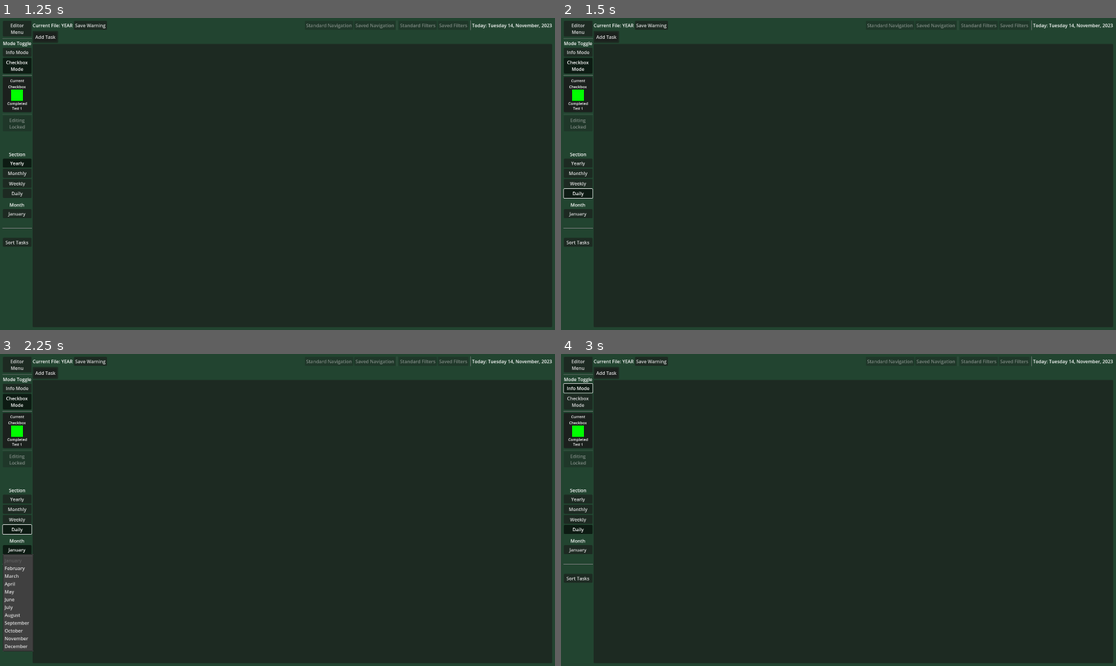
Above: before the commit, frames 1-4 (two rows, left to right).
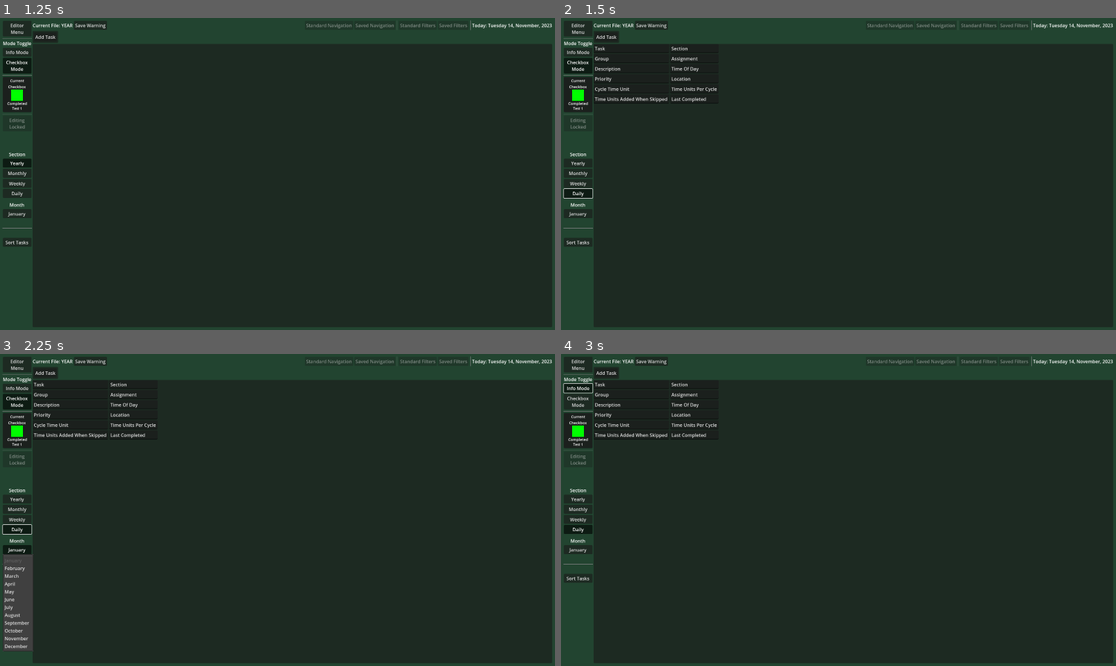
Above: after the commit, the same moments.

Repository: Phoenix-Greenleaf/GG-Household-Helper
Game: Godot game, scene res://scenes/main_menu.tscn
Same seed, same stepped clock (60 frames per second), same inputs: the game is played once before the commit and once after it.
Inputs:
- Up to frame 1 (1.25 s): click "Continue" at 0.5 s
- Up to frame 2 (1.5 s): click "Daily" at 1.25 s
- Up to frame 3 (2.25 s): click "January" at 2 s
- Up to frame 4 (3 s): click "Info Mode" at 2.75 s

Frame 1 is identical in both runs. In frame 2, 0.5% of the frame differs, in the area x 6-29%, y 9-27%; in frame 3, 0.5%; in frame 4, 0.5%.
Error after the commit: Invalid access to property or key 'spreadsheet_year' on a base object of type 'Nil'. (res://gui/task_spreadsheet/task_spreadsheet_grid_container.gd:237)

Commit message:
Checkboxes added!
The checkboxes seem to pop up and populate. Newly created tasks use the color of the current user. AND EXISTING TASKS DON'T CHANGE COLOR when using a different user. That aught to teach Tree/item. It even saves the new tasks properly.  There is no month category for months to sort by so I have to fix that. Otherwise seems great.

Diff:
--- a/data/data_global.gd
+++ b/data/data_global.gd
@@ -67,9 +67,13 @@
 var current_toggled_section : Section = Section.YEARLY
 var current_toggled_month : String = "January"
 var current_toggled_mode : int = editor_modes["Checkbox"]
+var month_strings : Array[String]
 
 
-
+func _init() -> void:
+	var month_keys : Array = Month.keys()
+	for month in month_keys:
+		month_strings.append(month.capitalize())
 
 
 func button_based_message(target: Node, message: String, time: int = 2) -> void:
@@ -86,3 +90,20 @@
 	await timer.timeout
 	timer.queue_free()
 	target.text = original_text
+
+
+func days_in_month_finder(month_in_question: String, year_in_question) -> int:
+	match month_in_question:
+		"February":
+			var leap_year_check = year_in_question % 4
+			if leap_year_check == 0:
+				return 29
+			else:
+				return 28
+		"April", "June", "September", "November":
+			return 30
+		"January", "March", "May", "July", "August", "October", "December":
+			return 31
+		_:
+			print("Days_in_month_finder match error")
+			return 6
--- /dev/null
+++ b/gui/task_spreadsheet/cells/checkbox_cell.gd
@@ -0,0 +1,27 @@
+extends VBoxContainer
+
+#debating on making the "Current checkbox button" into a checkbox_cell
+#to reduce repeat code. Separate may have a benifit but we shall see.
+
+
+
+func update_checkbox_colors(update_state: DataGlobal.Checkbox, update_color: Color) -> void:
+	var white := Color(1, 1, 1)
+	var black := Color(0, 0, 0)
+	var top := $TopColorRect
+	var bottom := $BottomColorRect
+	match update_state:
+		DataGlobal.Checkbox.ACTIVE:
+			top.set_color(white)
+			bottom.set_color(white)
+		DataGlobal.Checkbox.IN_PROGRESS:
+			top.set_color(white)
+			bottom.set_color(update_color)
+		DataGlobal.Checkbox.COMPLETED:
+			top.set_color(update_color)
+			bottom.set_color(update_color)
+		DataGlobal.Checkbox.EXPIRED:
+			top.set_color(black)
+			bottom.set_color(black)
+		_:
+			print("Checkbox_cell update color match failure!")
--- a/gui/task_spreadsheet/cells/checkbox_cell.tscn
+++ b/gui/task_spreadsheet/cells/checkbox_cell.tscn
@@ -1,7 +1,10 @@
-[gd_scene format=3 uid="uid://dba2s613cjsxc"]
+[gd_scene load_steps=2 format=3 uid="uid://dba2s613cjsxc"]
+
+[ext_resource type="Script" path="res://gui/task_spreadsheet/cells/checkbox_cell.gd" id="1_f00pp"]
 
 [node name="CheckboxCell" type="VBoxContainer"]
 theme_override_constants/separation = 0
+script = ExtResource("1_f00pp")
 
 [node name="TopColorRect" type="ColorRect" parent="."]
 custom_minimum_size = Vector2(40, 20)
--- a/gui/task_spreadsheet/checkbox_data.gd
+++ b/gui/task_spreadsheet/checkbox_data.gd
@@ -2,13 +2,14 @@
 
 class_name CheckboxData
 
-@export var checkbox_status = DataGlobal.Checkbox
+@export var checkbox_status : DataGlobal.Checkbox
 @export var assigned_user : Array
 
 
-func _init(
-	checkbox_status_parameter = DataGlobal.Checkbox.ACTIVE,
-	assigned_user_parameter = DataGlobal.user_profiles[0],
+func update_checkbox_data(
+	checkbox_status_parameter : DataGlobal.Checkbox = DataGlobal.current_checkbox_state,
+	assigned_user_parameter : Array = DataGlobal.current_checkbox_profile,
 	) -> void:
+
 	checkbox_status = checkbox_status_parameter
 	assigned_user = assigned_user_parameter
--- a/gui/task_spreadsheet/task_data.gd
+++ b/gui/task_spreadsheet/task_data.gd
@@ -26,56 +26,38 @@
 	name = name_parameter
 	section = section_parameter
 	group = group_parameter
-	generate_months_from_global()
+	generate_month_dictionary()
 	generate_all_checkboxes()
 
 
 
-func generate_months_from_global() -> void:
+func generate_month_dictionary() -> void:
 	if month_checkbox_dictionary:
 		prints("Month Dictionary already exists")
 		return
-	var months_from_global = DataGlobal.Month.keys()
-	for entry in months_from_global:
-		entry = entry.capitalize()
-		month_checkbox_dictionary[entry] = []
+	for month in DataGlobal.month_strings:
+		if month == "None":
+			continue
+		month_checkbox_dictionary[month] = []
 
 
 func generate_all_checkboxes() -> void:
 	for month_iteration in month_checkbox_dictionary:
-		if month_iteration == "None":
-			continue
 		match section:
 			DataGlobal.Section.YEARLY, DataGlobal.Section.MONTHLY:
 				generate_month_checkboxes(month_iteration, 1)
 			DataGlobal.Section.WEEKLY:
 				generate_month_checkboxes(month_iteration, 5)
 			DataGlobal.Section.DAILY:
-				var days : int = days_in_month_finder(month_iteration)
+				var days : int = DataGlobal.days_in_month_finder(month_iteration, task_year)
 				generate_month_checkboxes(month_iteration, days)
 
 
 func generate_month_checkboxes(month, number: int) -> void:
 		for iteration in number:
 			var checkbox_iteration = CheckboxData.new()
+			checkbox_iteration.update_checkbox_data()
 			month_checkbox_dictionary[month].append(checkbox_iteration)
-
-
-func days_in_month_finder(month_in_question: String) -> int:
-	match month_in_question:
-		"February":
-			var leap_year_check = task_year % 4
-			if leap_year_check == 0:
-				return 29
-			else:
-				return 28
-		"April", "June", "September", "November":
-			return 30
-		"January", "March", "May", "July", "August", "October", "December":
-			return 31
-		_:
-			print("Days_in_month_finder match error")
-			return 6
 
 
 func print_task_data() -> void:
--- a/gui/task_spreadsheet/task_spreadsheet_grid_container.gd
+++ b/gui/task_spreadsheet/task_spreadsheet_grid_container.gd
@@ -42,6 +42,8 @@
 		data_for_spreadsheet = DataGlobal.current_tasksheet_data
 	SignalBus._on_current_tasksheet_data_changed.connect(update_grid_spreadsheet)
 	SignalBus._on_editor_mode_changed.connect(toggle_info_checkbox_modes)
+	SignalBus._on_editor_section_changed.connect(section_or_month_changed)
+	SignalBus._on_editor_month_changed.connect(section_or_month_changed)
 
 
 func test_spreadsheet_initialization() -> void:
@@ -49,22 +51,15 @@
 
 
 func toggle_info_checkbox_modes() -> void:
-	var info_group : Array[Node] = get_tree().get_nodes_in_group("Info")
-	var checkbox_group : Array[Node] = get_tree().get_nodes_in_group("Checkbox")
 	if DataGlobal.current_toggled_mode == DataGlobal.editor_modes["Info"]:
-		group_visibility(info_group, true)
-		group_visibility(checkbox_group, false)
+		get_tree().set_group("Info", "visible", true)
+		get_tree().set_group("Checkbox", "visible", false)
 	elif DataGlobal.current_toggled_mode == DataGlobal.editor_modes["Checkbox"]:
-		group_visibility(checkbox_group, true)
-		group_visibility(info_group, false)
+		get_tree().set_group("Checkbox", "visible", true)
+		get_tree().set_group("Info", "visible", false)
 	else:
 		prints("Mode toggle has gone wrong")
 	set_grid_columns()
-
-
-func group_visibility(target_group: Array[Node], visibility_bool: bool) -> void:
-	for node_iteration in target_group:
-		node_iteration.visible = visibility_bool
 
 
 func get_dropdown_items_from_global() -> void:
@@ -81,13 +76,23 @@
 	var title = DataGlobal.current_tasksheet_data.spreadsheet_title
 	var year = DataGlobal.current_tasksheet_data.spreadsheet_year
 	prints("TaskGrid updated:", title, ":", year)
+	clear_grid_children()
+	load_existing_data()
+
+
+func section_or_month_changed() -> void:
+	clear_grid_children()
+	load_existing_data()
+	pass
+
+
+func clear_grid_children() -> void:
 	var children = self.get_children()
 	var count = self.get_child_count()
 	for current_kiddo in children:
 		self.remove_child(current_kiddo)
 		current_kiddo.queue_free()
 	prints(count, "children in line for freedom")
-	load_existing_data()
 
 
 func _on_add_task_button_pressed() -> void:
@@ -131,14 +136,20 @@
 			create_task_group(new_task_group, current_group)
 			create_existing_groups_option_button_items(current_group)
 		DataGlobal.Section.MONTHLY:
+			var current_group = data_for_spreadsheet.spreadsheet_month_groups
 			data_for_spreadsheet.spreadsheet_month_data.append(new_task)
-			create_task_group(new_task_group, data_for_spreadsheet.spreadsheet_month_groups)
+			create_task_group(new_task_group, current_group)
+			create_existing_groups_option_button_items(current_group)
 		DataGlobal.Section.WEEKLY:
+			var current_group = data_for_spreadsheet.spreadsheet_week_groups
 			data_for_spreadsheet.spreadsheet_week_data.append(new_task)
-			create_task_group(new_task_group, data_for_spreadsheet.spreadsheet_week_groups)
+			create_task_group(new_task_group, current_group)
+			create_existing_groups_option_button_items(current_group)
 		DataGlobal.Section.DAILY:
+			var current_group = data_for_spreadsheet.spreadsheet_day_groups
 			data_for_spreadsheet.spreadsheet_day_data.append(new_task)
-			create_task_group(new_task_group, data_for_spreadsheet.spreadsheet_day_groups)
+			create_task_group(new_task_group, current_group)
+			create_existing_groups_option_button_items(current_group)
 	create_task_row_cells(new_task)
 
 
@@ -194,7 +205,6 @@
 	toggle_info_checkbox_modes()
 
 
-
 func create_existing_groups_option_button_items(group) -> void:
 	existing_groups_option_button.clear()
 	existing_groups_option_button.add_item("Existing Groups")
@@ -222,18 +232,36 @@
 	create_text_cell("Time Units Added When Skipped", info) #11
 	create_text_cell("Last Completed", info) #12
 	var checkbox = "Checkbox"
+	var current_section = DataGlobal.current_toggled_section
+	var current_month = DataGlobal.current_toggled_month
+	var current_year = DataGlobal.current_tasksheet_data.spreadsheet_year
+	match current_section:
+		DataGlobal.Section.YEARLY, DataGlobal.Section.MONTHLY:
+			for month in DataGlobal.month_strings:
+				if month == "None":
+					continue
+				create_text_cell(month, checkbox)
+		DataGlobal.Section.WEEKLY:
+			create_checkbox_header("Week", 5)
+		DataGlobal.Section.DAILY:
+			var days = DataGlobal.days_in_month_finder(current_month, current_year)
+			create_checkbox_header("Day", days)
 
 	full_header_size = self.get_child_count()
 	info_header_size = get_tree().get_nodes_in_group("Info").size()
 	checkbox_header_size = get_tree().get_nodes_in_group("Checkbox").size()
+	prints("Header Sizes, Full:", full_header_size, " Info:", info_header_size, " Checkbox:", checkbox_header_size)
 	set_grid_columns()
 
 
+func create_checkbox_header(header_string : String, header_length : int) -> void:
+	for number in header_length:
+		var header_number = " " + str(number + 1)
+		create_text_cell(header_string + header_number, "Checkbox")
 
 
 func set_grid_columns() -> void:
 	var header_size : int = 0
-	prints("Header Sizes, Full:", full_header_size, " Info:", info_header_size, " Checkbox:", checkbox_header_size)
 	if DataGlobal.current_toggled_mode == DataGlobal.editor_modes["Info"]:
 		header_size = full_header_size - checkbox_header_size
 	elif DataGlobal.current_toggled_mode == DataGlobal.editor_modes["Checkbox"]:
@@ -247,13 +275,13 @@
 func create_task_row_cells(task_data : TaskData) -> void: #task "physical" nodes, display side
 	blank_counter = 0
 	var info = "Info"
+	var checkbox = "Checkbox"
 
 	var task_name : String = task_data.name #1
 	create_text_cell(task_name)
 #	prints("1 is go")
 
 	var section : int = task_data.section #2
-	prints("section dropdown:", section_dropdown_items)
 	create_dropdown_cell(section_dropdown_items, section)
 #	prints("2 is go")
 
@@ -315,9 +343,22 @@
 	create_text_cell(last_completed, info)
 #	prints("12 is go")
 
-	var checkbox = "Checkbox"
-	pass #checkboxes
-
+	match section:
+		DataGlobal.Section.YEARLY, DataGlobal.Section.MONTHLY:
+			for month_iteration in task_data.month_checkbox_dictionary:
+				if month_iteration == "None":
+					continue
+				var checkbox_data : CheckboxData = task_data.month_checkbox_dictionary[month_iteration][0]
+				var checkbox_state : DataGlobal.Checkbox = checkbox_data.checkbox_status
+				var checkbox_color : Color = checkbox_data.assigned_user[1]
+				create_checkbox_cell(checkbox_state, checkbox_color, checkbox)
+		DataGlobal.Section.WEEKLY, DataGlobal.Section.DAILY:
+			var current_month = DataGlobal.current_toggled_month
+			var current_data : Array = task_data.month_checkbox_dictionary[current_month]
+			for checkbox_data in current_data:
+				var checkbox_state : DataGlobal.Checkbox = checkbox_data.checkbox_status
+				var checkbox_color : Color = checkbox_data.assigned_user[1]
+				create_checkbox_cell(checkbox_state, checkbox_color, "Checkbox")
 
 
 func add_cell_to_groups(cell_parameter, column_group_parameter) -> void:
@@ -363,5 +404,8 @@
 	add_cell_to_groups(cell, column_group)
 
 
-func create_checkbox_cell() -> void:
-	pass
+func create_checkbox_cell(state, user_color, column_group : String = "") -> void:
+	var cell : Control = checkbox_cell.instantiate()
+	self.add_child(cell)
+	cell.update_checkbox_colors(state, user_color)
+	add_cell_to_groups(cell, column_group)
